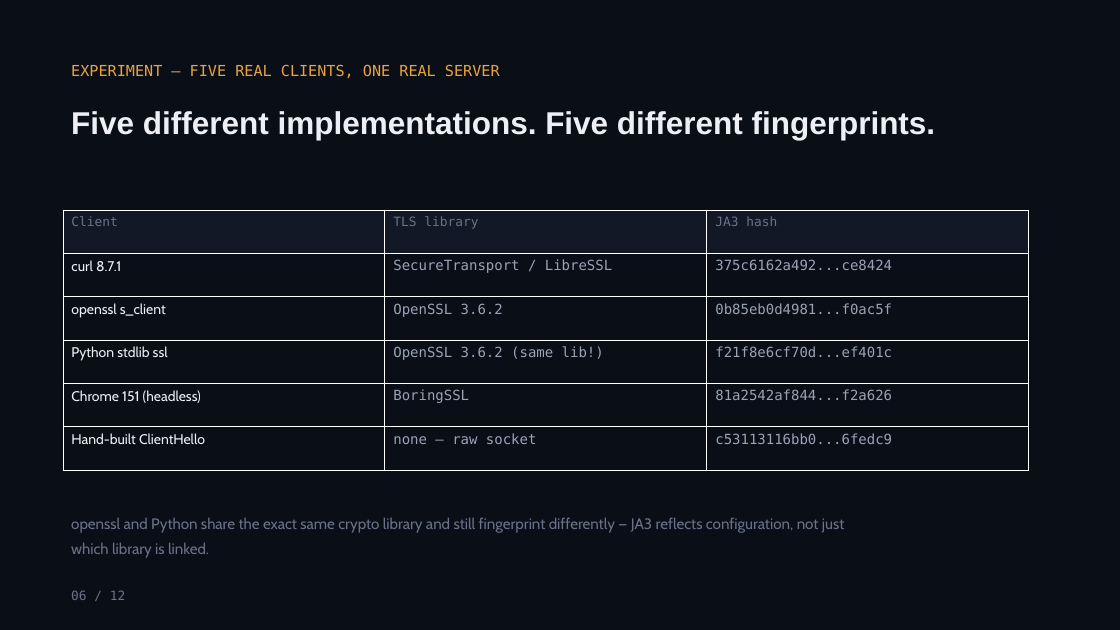
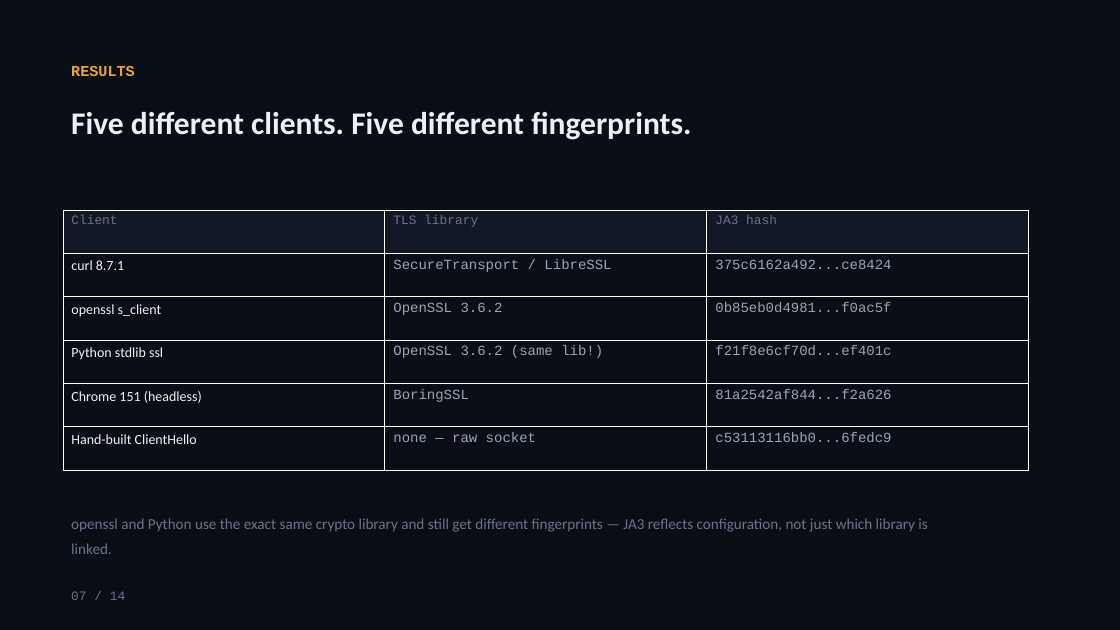
Before and after one commit to YashG1836/TLS_fingerprint_CN, a slide deck: slide 7 of TLS_Fingerprinting_Presentation.pptx (slide 6 before the commit). Drawn at 1120x630 pixels with LibreOffice and Linux fonts; fonts in the diff are those of the drawing. Boxes give left, top, right and bottom in pixels: in the first picture for what was removed or moved away, otherwise in the second. Text is boxed around its words. In the diff, an @@ line names an element or a change of style, - is before the commit and + after.

```diff
--- a/TLS_Fingerprinting_Presentation.pptx
+++ b/TLS_Fingerprinting_Presentation.pptx
@@ text at bbox=[71, 66, 135, 76]: text changed; font DejaVu Sans Mono to Courier New; bold on @@
-EXPERIMENT — FIVE REAL CLIENTS, ONE REAL SERVER
+RESULTS
@@ text at bbox=[71, 112, 691, 140]: text changed; font Arial to Calibri @@
-Five different implementations. Five different fingerprints.
+Five different clients. Five different fingerprints.
@@ table at bbox=[63, 210, 1028, 471] @@
@@ font DejaVu Sans Mono to Courier New in "Client", "TLS library", "JA3 hash", "SecureTransport / LibreSSL" and 9 more places @@
@@ font Cabin to Calibri in "curl 8.7.1", "openssl s_client", "Python stdlib ssl", "Chrome 151 (headless)" and 1 more places @@
@@ text at bbox=[71, 518, 927, 554]: text changed; font Cabin to Calibri @@
-openssl and Python share the exact same crypto library and still fingerprint differently — JA3 reflects configuration, not just which library is linked.
+openssl and Python use the exact same crypto library and still get different fingerprints — JA3 reflects configuration, not just which library is linked.
@@ text at bbox=[71, 591, 125, 600]: text changed; font DejaVu Sans Mono to Courier New @@
-06 / 12
+07 / 14
```
Also in this commit, not shown: 6 other slides changed, 7 slides added, 5 slides removed, 2 other files.
